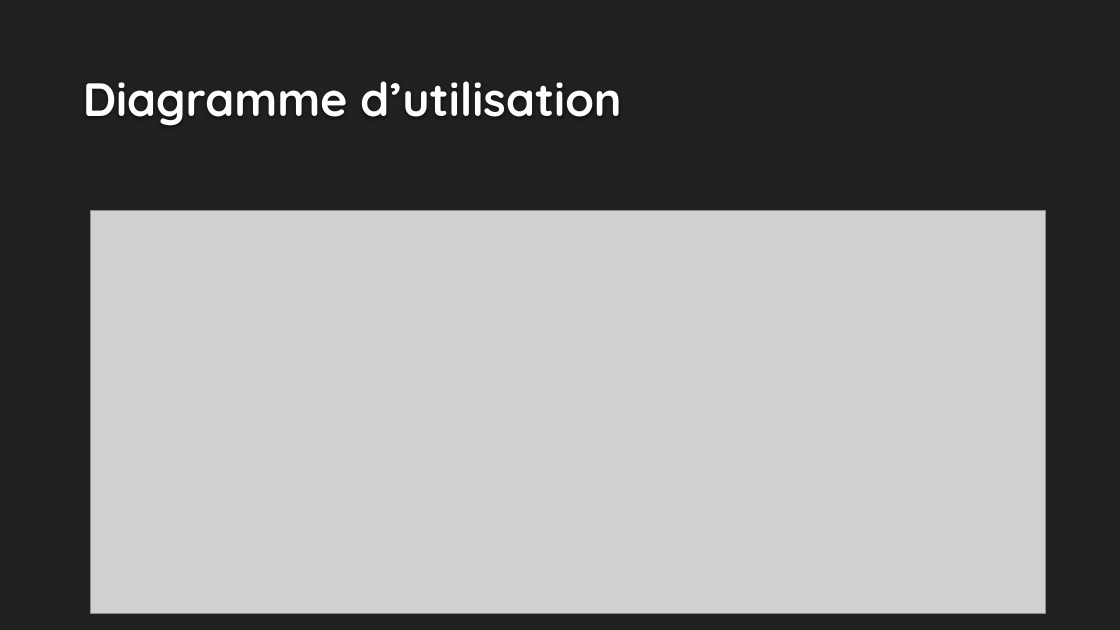
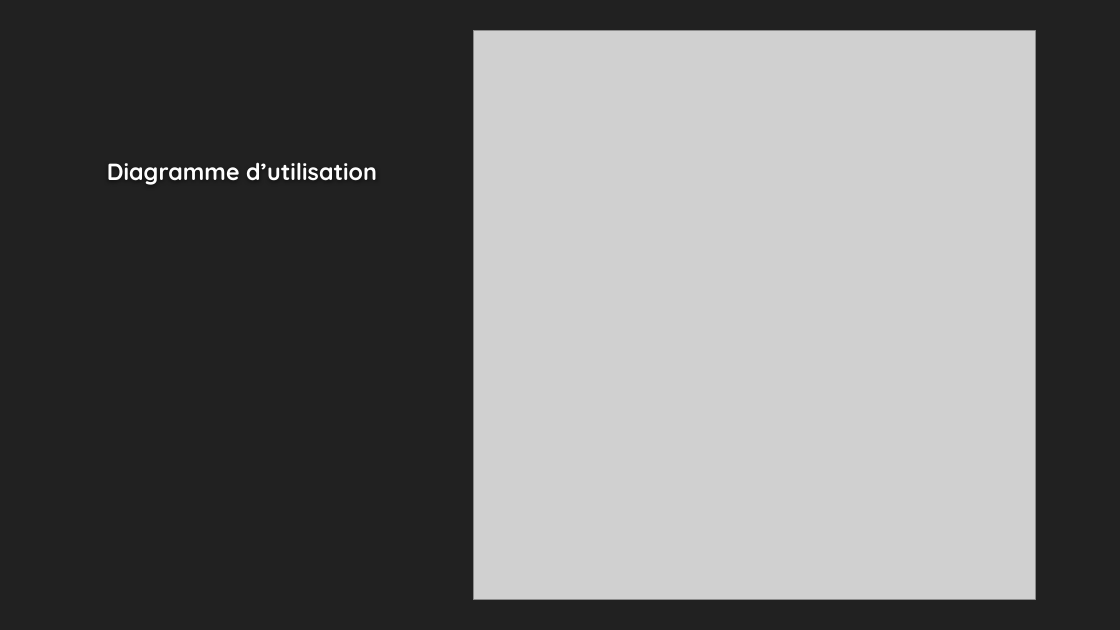
Before and after one commit to MRCThomas/testDeVerinSurBancHydraulique, a slide deck: slide 11 of Analyse/Hugo/Support Revue 0 Hugo.pptx (slide 10 before the commit). Drawn at 1120x630 pixels with LibreOffice and Linux fonts; fonts in the diff are those of the drawing; grey boxes stand for pictures; background and template pictures are left out. Boxes give left, top, right and bottom in pixels: in the first picture for what was removed or moved away, otherwise in the second. Text is boxed around its words. In the diff, an @@ line names an element or a change of style, - is before the commit and + after.

```diff
--- a/Analyse/Hugo/Support Revue 0 Hugo.pptx
+++ b/Analyse/Hugo/Support Revue 0 Hugo.pptx
@@ title "Diagramme d’utilisation": place and size @@
-title "Diagramme d’utilisation" at bbox=[83, 81, 621, 126]
+title "Diagramme d’utilisation" at bbox=[107, 162, 377, 185]
@@ title "Diagramme d’utilisation" at bbox=[107, 162, 377, 185]: size 40 to 20 pt @@
@@ picture added at bbox=[473, 30, 1035, 599] @@
@@ picture removed at bbox=[91, 210, 1046, 614] @@
```
Also in this commit, not shown: 5 other slides changed, 3 slides added, 1 slide removed.
